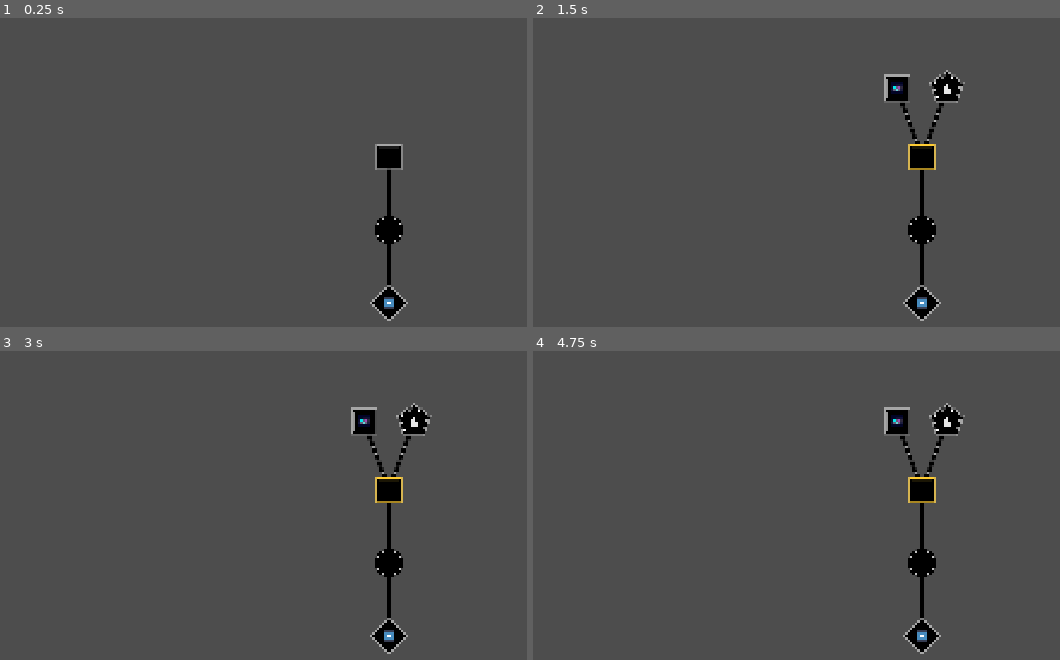
Above: before the commit, frames 1-4 (two rows, left to right).
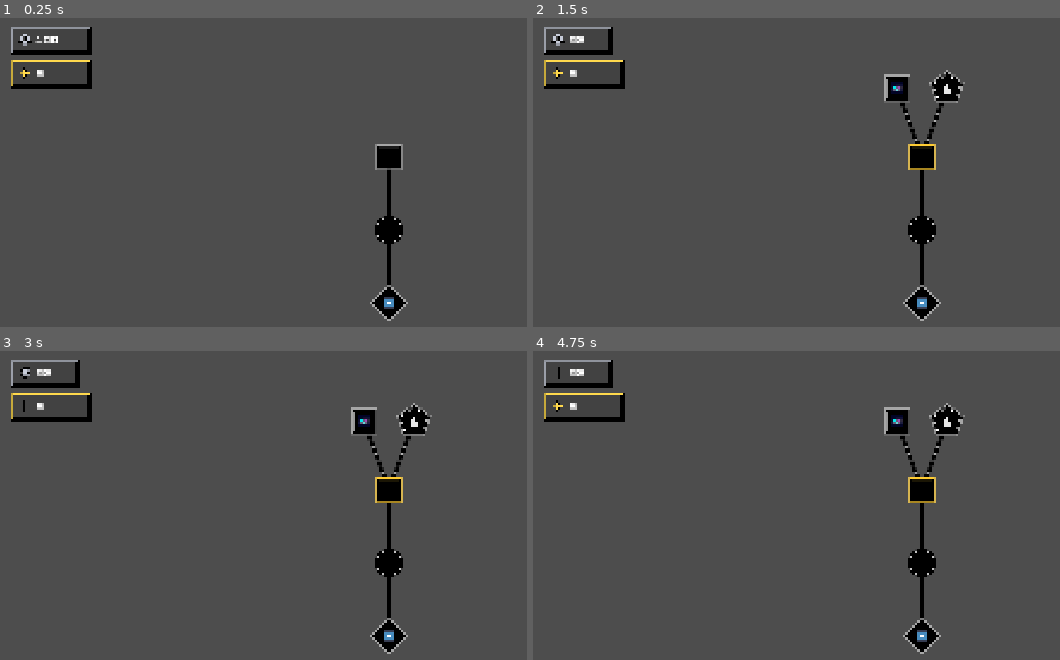
Above: after the commit, the same moments.

Repository: Yolo-Arts/Game-Off-2026
Game: Godot game, scene res://Scenes/UpgradeView/upgrade_view.tscn
Same seed, same stepped clock (60 frames per second), same inputs: the game is played once before the commit and once after it. This scene is started directly instead of the project's main scene. Sound files missing from this copy of the repository are replaced by a short silence.
Inputs (mouse positions are in pixels of both pictures, inside the frame that each line leads up to):
- Up to frame 1 (0.25 s): no input
- Up to frame 2 (1.5 s): click (922, 157) at 0.52 s; tap Enter at 1.25 s; move the mouse to (outside the picture) at 1.27 s; hold D (move_right) from 1.28 s (still down); click (outside the picture) at 1.42 s
- Up to frame 3 (3 s): tap Space at 2 s; move the mouse to (226, 585) at 2.02 s; release D (move_right) at 2.03 s; hold S (move_down) 2.03-2.78 s; click (226, 585) at 2.17 s; tap Enter at 2.75 s; move the mouse to (469, 465) at 2.77 s; hold D (move_right) from 2.78 s (still down); click (469, 465) at 2.92 s
- Up to frame 4 (4.75 s): tap Space at 3.5 s; move the mouse to (880, 653) at 3.52 s; release D (move_right) at 3.53 s; hold W (move_up) 3.53-4.28 s; click (880, 653) at 3.67 s; tap Enter at 4.25 s; move the mouse to (outside the picture) at 4.27 s; hold A (move_left) from 4.28 s (still down); click (outside the picture) at 4.42 s

The runs differ from the first frame. In frame 1, 1.1% of the frame differs, in the area x 2-18%, y 2-23%; in frame 2, 1.0%; in frame 3, 1.0%; in frame 4, 1.0%.

Commit message:
adding currency count UI

Diff:
--- a/Assets/Currency/currency_sprite_frames.tres
+++ b/Assets/Currency/currency_sprite_frames.tres
@@ -18,10 +18,6 @@
 atlas = ExtResource("1_sh35k")
 region = Rect2(96, 0, 32, 32)
 
-[sub_resource type="AtlasTexture" id="AtlasTexture_qcbat"]
-atlas = ExtResource("1_sh35k")
-region = Rect2(128, 0, 32, 32)
-
 [sub_resource type="AtlasTexture" id="AtlasTexture_lhihf"]
 atlas = ExtResource("1_sh35k")
 region = Rect2(160, 0, 32, 32)
@@ -33,6 +29,10 @@
 [sub_resource type="AtlasTexture" id="AtlasTexture_we7w6"]
 atlas = ExtResource("1_sh35k")
 region = Rect2(224, 0, 32, 32)
+
+[sub_resource type="AtlasTexture" id="AtlasTexture_qcbat"]
+atlas = ExtResource("1_sh35k")
+region = Rect2(128, 0, 32, 32)
 
 [resource]
 animations = [{
@@ -55,9 +55,6 @@
 }, {
 "frames": [{
 "duration": 1.0,
-"texture": SubResource("AtlasTexture_qcbat")
-}, {
-"duration": 1.0,
 "texture": SubResource("AtlasTexture_lhihf")
 }, {
 "duration": 1.0,
@@ -65,8 +62,11 @@
 }, {
 "duration": 1.0,
 "texture": SubResource("AtlasTexture_we7w6")
+}, {
+"duration": 1.0,
+"texture": SubResource("AtlasTexture_qcbat")
 }],
 "loop": 1,
 "name": &"Stars",
-"speed": 5.0
+"speed": 3.0
 }]
--- a/Resources/currency/currency_data.gd
+++ b/Resources/currency/currency_data.gd
@@ -1,6 +1,7 @@
 class_name CurrencyData
 extends Resource
 
+#signal update_amount
 signal amount_changed
 signal insufficient_amount_triggered
 
@@ -9,13 +10,16 @@
 @export var color: Color = Color.WHITE
 
 var amount: int = 0
-
+var currency_count_node: Node2D
+var is_visible: bool = false
 
 func add(value: int) -> void:
 	if value == 0:
 		return
 	amount += value
 	amount_changed.emit()
+
+	is_visible = true
 
 
 func can_afford(cost: int) -> bool:
--- a/Scenes/SkillTree/skill_tree.gd
+++ b/Scenes/SkillTree/skill_tree.gd
@@ -33,7 +33,7 @@
 
 	# TODO: remove these lines when actual currency system is added (from playing game)
 	Currencies.add(Enums.CurrencyType.GEAR, 100)
-	Currencies.add(Enums.CurrencyType.STAR, 500)
+	Currencies.add(Enums.CurrencyType.STAR, 5)
 
 	SkillTreeUpgrades.changed.connect(_refresh)
 	Currencies.changed.connect(_refresh)
--- /dev/null
+++ b/Scenes/UpgradeView/CurrencyCount/currency_count_control.gd
@@ -0,0 +1,73 @@
+extends HBoxContainer
+class_name CurrencyCountControl
+
+# TODO: Yolo: Honestly not sure what happens when you unlock a new currency so that will be fun to find out. In theory it should work.
+# TODO: Currencies may stay hidden due to uprade_view.gd but it could also work. :thinking:
+
+@onready var rectangle_shape = %RectangleShape
+@onready var animated_sprite_2d = %AnimatedSprite2D
+@onready var main_anchor = %MainAnchor
+@onready var label = %Label
+
+var _data: CurrencyData
+var _current_value: int = -1
+
+func inject_data(data: CurrencyData) -> void :
+	_data = data
+
+func _ready() -> void :
+	await get_tree().process_frame
+
+	minimum_size_changed.connect( func(): pivot_offset = size / 2.0)
+
+	_data.currency_count_node = main_anchor
+	_data.amount_changed.connect(_update_count)
+	#_data.update_amount.connect(_update_count)
+	_data.insufficient_amount_triggered.connect(_on_insufficient_amount_triggered)
+
+	initial_setup()
+
+
+func initial_setup() -> void:
+	_current_value = _data.amount
+	label.text = add_spaces_to_number("%d" % _current_value)
+	rectangle_shape.size.x = 170 + (label.size.x - 25)
+	rectangle_shape.edge_color = _data.color
+	#rectangle_shape.fill_color = Color(_data.color, 40)
+	rectangle_shape.fill_color = Color(0.0, 0.0, 0.0, 0.133)
+	animated_sprite_2d.modulate = _data.color
+
+	if animated_sprite_2d.sprite_frames and animated_sprite_2d.sprite_frames.has_animation(_data.name):
+			animated_sprite_2d.animation = _data.name
+			animated_sprite_2d.play()
+
+func _update_count() -> void :
+	if !_data.is_visible: return
+
+	show()
+
+	_current_value = _data.amount
+	label.text = add_spaces_to_number("%d" % _current_value)
+
+	rectangle_shape.size.x = 140 + (label.size.x - 41)
+
+	TweenManager.scale_up_and_down(animated_sprite_2d, 2.5, 2.0, 0.1, 0.1)
+	TweenManager.scale_up_and_down(self, 1.25, 1.0, 0.1, 0.1)
+	TweenManager.scale_up_and_down(label, 1.25, 1.0, 0.1, 0.1)
+	TweenManager.flash(label, Color.RED, Color.WHITE, 0.25, 0.025)
+
+func _on_insufficient_amount_triggered() -> void :
+	if !is_visible_in_tree(): return
+
+	TweenManager.flash(label, Color.RED, Color.WHITE, 0.2, 0.1)
+	TweenManager.shake(label, 3.0, 0.1)
+
+func add_spaces_to_number(number: String) -> String:
+	var text_string: String = number
+	var i = 0
+	var space_index = 3 + 4 * i
+	while text_string.length() > space_index:
+		text_string = text_string.insert(text_string.length() - space_index, " ")
+		i += 1
+		space_index = 3 + 4 * i
+	return text_string
--- /dev/null
+++ b/Scenes/UpgradeView/CurrencyCount/currency_count_control.tscn
@@ -0,0 +1,49 @@
+[gd_scene format=3 uid="uid://b2csbwetpiepa"]
+
+[ext_resource type="Script" uid="uid://bkjygxosbqt63" path="res://Scenes/UpgradeView/CurrencyCount/currency_count_control.gd" id="1_bvk3i"]
+[ext_resource type="Script" uid="uid://c137d276pf5jk" path="res://Scenes/FoolishShapes/rectangle_shape.gd" id="1_putyo"]
+[ext_resource type="SpriteFrames" uid="uid://7t6o256c4f24" path="res://Assets/Currency/currency_sprite_frames.tres" id="2_siydu"]
+[ext_resource type="Theme" uid="uid://ctc3ilidqstex" path="res://Assets/UITheme/theme.tres" id="3_siydu"]
+
+[node name="CurrencyCountControl" type="HBoxContainer" unique_id=1429204241]
+offset_right = 40.0
+offset_bottom = 40.0
+theme_override_constants/separation = 8
+script = ExtResource("1_bvk3i")
+
+[node name="RectangleShape" type="Node2D" parent="." unique_id=1355365187]
+unique_name_in_owner = true
+script = ExtResource("1_putyo")
+size = Vector2(140, 60)
+edge_color = Color(1, 0.85, 0.3, 1)
+fill_color = Color(1, 0.8509804, 0.3019608, 0.15686275)
+metadata/_custom_type_script = "uid://c137d276pf5jk"
+
+[node name="Control" type="Control" parent="." unique_id=420744381]
+custom_minimum_size = Vector2(50, 60)
+layout_mode = 2
+
+[node name="AnimatedSprite2D" type="AnimatedSprite2D" parent="Control" unique_id=1035364635]
+unique_name_in_owner = true
+position = Vector2(30, 28)
+scale = Vector2(2, 2)
+sprite_frames = ExtResource("2_siydu")
+animation = &"Stars"
+
+[node name="MainAnchor" type="Node2D" parent="Control/AnimatedSprite2D" unique_id=1254623908]
+unique_name_in_owner = true
+
+[node name="Label" type="Label" parent="." unique_id=403219173]
+unique_name_in_owner = true
+layout_mode = 2
+size_flags_horizontal = 3
+size_flags_vertical = 1
+offset_transform_enabled = true
+theme = ExtResource("3_siydu")
+theme_override_font_sizes/font_size = 28
+text = "00"
+vertical_alignment = 1
+
+[node name="Control2" type="Control" parent="." unique_id=2103430601]
+custom_minimum_size = Vector2(28, 0)
+layout_mode = 2
--- /dev/null
+++ b/Scenes/UpgradeView/upgrade_view.gd
@@ -0,0 +1,15 @@
+extends Node2D
+
+@onready var currency_count_container = %CurrencyCountContainer
+@export var currency_count_control: PackedScene
+
+func _ready() -> void:
+	setup_currency_count_container(Currencies._by_type)
+
+func setup_currency_count_container(dict: Dictionary) -> void:
+	for key in dict:
+		var currency_count_control_scene = currency_count_control.instantiate() as CurrencyCountControl
+		currency_count_container.add_child(currency_count_control_scene)
+
+		#currency_count_control_scene._data = Currencies._by_type[key]
+		currency_count_control_scene.inject_data(dict[key])
--- a/Scenes/UpgradeView/upgrade_view.tscn
+++ b/Scenes/UpgradeView/upgrade_view.tscn
@@ -1,7 +1,58 @@
 [gd_scene format=3 uid="uid://uslc8623am40"]
 
 [ext_resource type="PackedScene" uid="uid://c8elrsqfmf3n7" path="res://Scenes/SkillTree/skill_tree.tscn" id="1_fewt0"]
+[ext_resource type="Script" uid="uid://cwckifb8fonv" path="res://Scenes/UpgradeView/upgrade_view.gd" id="1_nak5f"]
+[ext_resource type="PackedScene" uid="uid://b2csbwetpiepa" path="res://Scenes/UpgradeView/CurrencyCount/currency_count_control.tscn" id="2_40fe1"]
 
 [node name="UpgradeView" type="Node2D" unique_id=1833710032]
+script = ExtResource("1_nak5f")
+currency_count_control = ExtResource("2_40fe1")
 
 [node name="SkillTree" parent="." unique_id=167548131 instance=ExtResource("1_fewt0")]
+
+[node name="Control" type="Control" parent="." unique_id=533925870]
+layout_mode = 3
+anchors_preset = 8
+anchor_left = 0.5
+anchor_top = 0.5
+anchor_right = 0.5
+anchor_bottom = 0.5
+offset_right = 1920.0
+offset_bottom = 1080.0
+grow_horizontal = 2
+grow_vertical = 2
+mouse_filter = 2
+
+[node name="MarginContainer" type="MarginContainer" parent="Control" unique_id=100231474]
+layout_mode = 0
+offset_right = 40.0
+offset_bottom = 40.0
+mouse_filter = 2
+
+[node name="HBoxContainer" type="HBoxContainer" parent="Control/MarginContainer" unique_id=659220441]
+layout_mode = 2
+
+[node name="CurrencyMarginContainer" type="MarginContainer" parent="Control/MarginContainer/HBoxContainer" unique_id=1271561838]
+layout_mode = 2
+theme_override_constants/margin_left = 40
+theme_override_constants/margin_top = 40
+theme_override_constants/margin_right = 40
+theme_override_constants/margin_bottom = 40
+
+[node name="ColorRect" type="ColorRect" parent="Control/MarginContainer/HBoxContainer/CurrencyMarginContainer" unique_id=1801141977]
+visible = false
+custom_minimum_size = Vector2(50, 50)
+layout_mode = 2
+color = Color(0, 0, 0, 1)
+
+[node name="CurrencyContainer" type="MarginContainer" parent="Control/MarginContainer/HBoxContainer/CurrencyMarginContainer" unique_id=1051391979]
+layout_mode = 2
+theme_override_constants/margin_left = 15
+theme_override_constants/margin_top = 15
+theme_override_constants/margin_right = 15
+theme_override_constants/margin_bottom = 15
+
+[node name="CurrencyCountContainer" type="VBoxContainer" parent="Control/MarginContainer/HBoxContainer/CurrencyMarginContainer/CurrencyContainer" unique_id=227528752]
+unique_name_in_owner = true
+layout_mode = 2
+theme_override_constants/separation = 20
--- a/UI/SkillTreeTooltip/PriceBarContainer/price_bar_container.gd
+++ b/UI/SkillTreeTooltip/PriceBarContainer/price_bar_container.gd
@@ -15,8 +15,6 @@
 var _pulse_tween: Tween
 var _shake_tween: Tween
 
-
-## Call BEFORE add_child().
 func inject_currency_data(currency_data: CurrencyData) -> void:
 	_currency_data = currency_data
 
Not shown, added: Scenes/UpgradeView/CurrencyCount/currency_count_control.gd.uid
Not shown, added: Scenes/UpgradeView/upgrade_view.gd.uid
